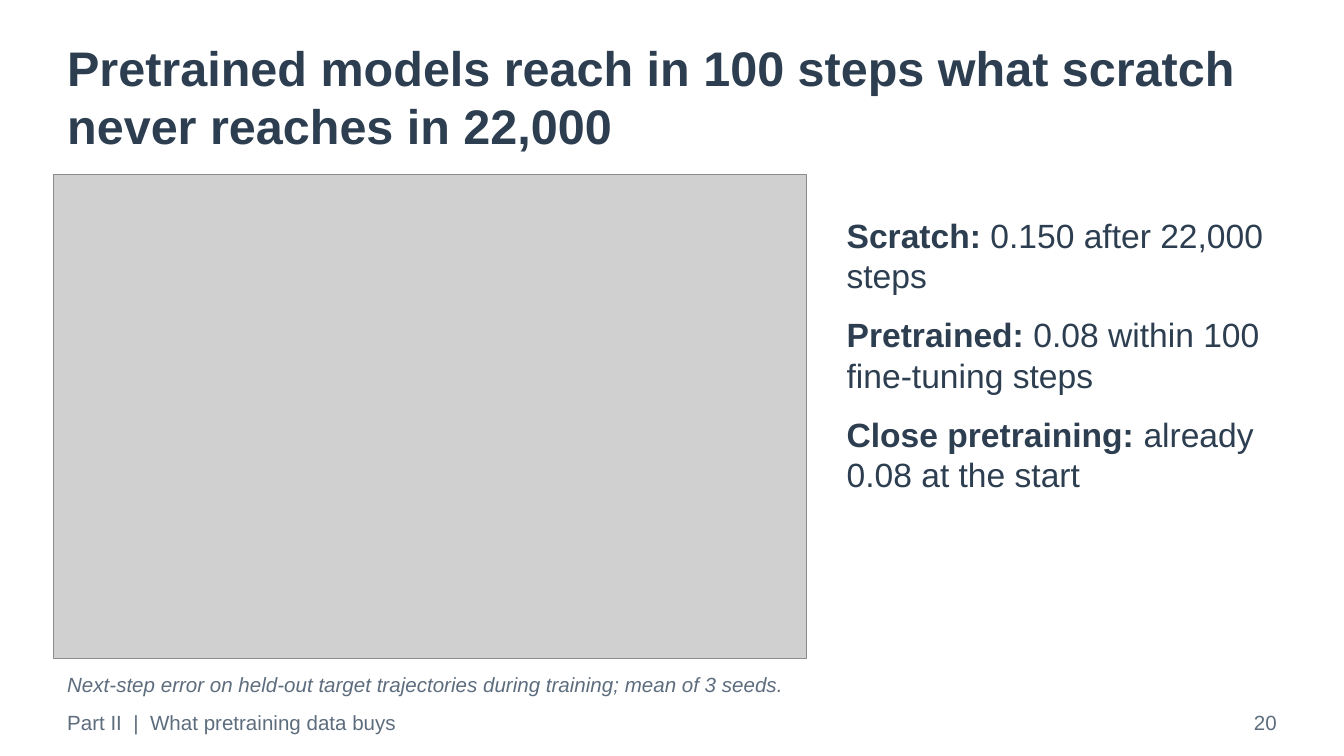
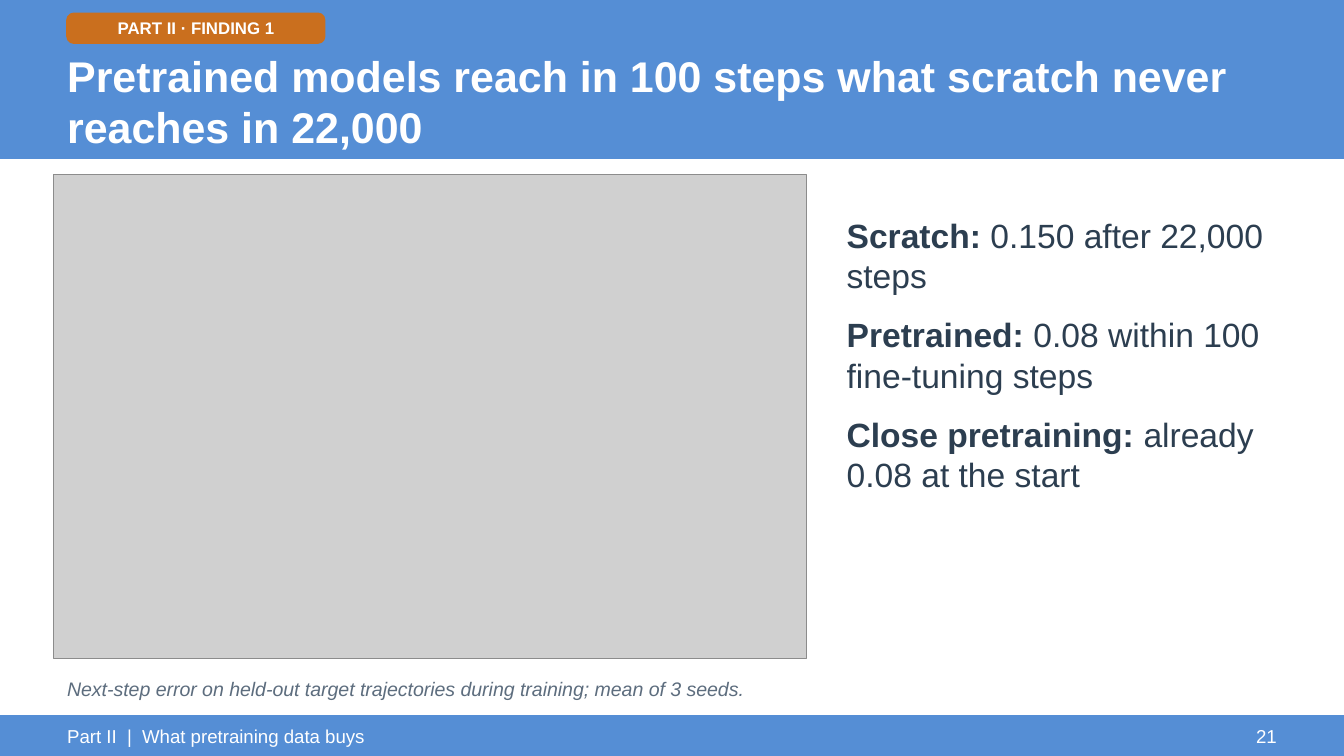
Before and after one commit to ARYAMANN7279/aurora-from-scratch-jax, a slide deck: slide 21 of UGP_Final/UGP_Final_Presentation.pptx (slide 20 before the commit). Drawn at 1344x756 pixels with LibreOffice and Linux fonts; fonts in the diff are those of the drawing; grey boxes stand for pictures. Boxes give left, top, right and bottom in pixels: in the first picture for what was removed or moved away, otherwise in the second. Text is boxed around its words. In the diff, an @@ line names an element or a change of style, - is before the commit and + after.

Commit message:
UGP_Final: deck restyled to the UGP-I/II look (light-blue covers, blue header band), approach/finding tags on every slide, Part I and Part II summary slides; unused figures and their code removed

```diff
--- a/UGP_Final/UGP_Final_Presentation.pptx
+++ b/UGP_Final/UGP_Final_Presentation.pptx
@@ rectangle added at (x1=0, y1=0, x2=1344, y2=159), fill #558ED5, outline #558ED5 1 pt @@
@@ rounded rectangle added at (x1=67, y1=13, x2=325, y2=43), fill #CA6F1E, outline #CA6F1E 1 pt @@
@@ text added at (x1=118, y1=22, x2=274, y2=34), 9 pt, text #FFFFFF, bold @@
+PART II · FINDING 1
@@ text "Pretrained models reach in 100 ..." moved from (x1=67, y1=51, x2=1235, y2=152) to (x1=67, y1=61, x2=1226, y2=150) @@
@@ text "Pretrained models reach in 100 ..." at (x1=67, y1=61, x2=1226, y2=150): size 26 to 23 pt, text colour #2C3E50 to #FFFFFF; vertical alignment top to middle @@
@@ text "Next-step error on held-out target ..." at (x1=67, y1=682, x2=744, y2=700): size 11 to 10.5 pt @@
@@ rectangle added at (x1=0, y1=716, x2=1344, y2=755), fill #558ED5, outline #558ED5 1 pt @@
@@ text removed at (x1=1254, y1=715, x2=1277, y2=730) @@
-20
@@ text "Part II | What pretraining ..." moved from (x1=67, y1=715, x2=395, y2=735) to (x1=67, y1=729, x2=364, y2=747) @@
@@ text "Part II | What pretraining ..." at (x1=67, y1=729, x2=364, y2=747): size 11 to 10 pt, text colour #5D6D7E to #FFFFFF @@
@@ text added at (x1=1256, y1=730, x2=1277, y2=743), 10 pt, text #FFFFFF @@
+21
```
Also in this commit, not shown: 37 other slides changed, 2 slides added, 15 other files.
